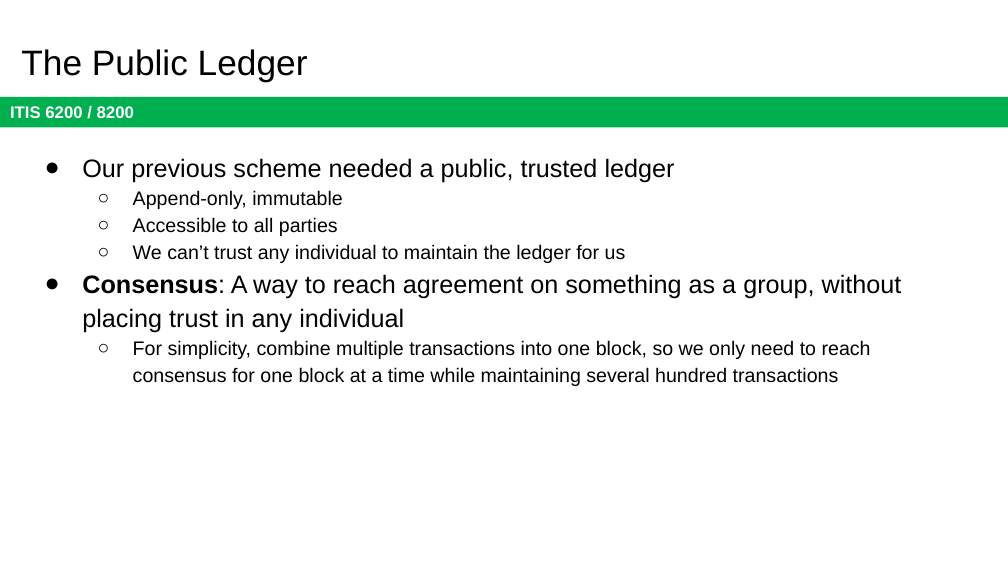
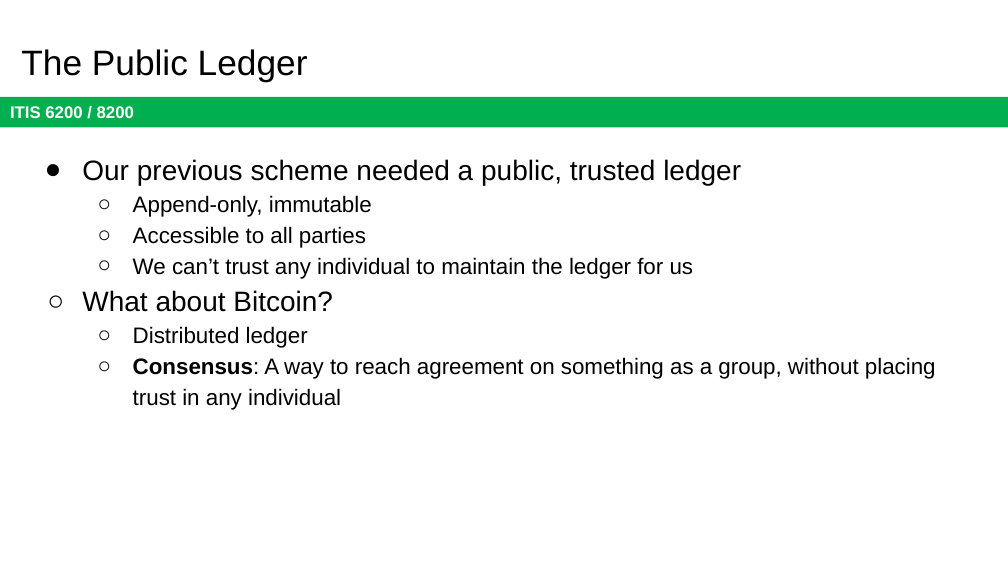
Before and after one commit to jx5c/github.io, a slide deck: slide 19 of teaching/ITIS6200/2023fa/lectures/lec08.pptx. Drawn at 1008x567 pixels with LibreOffice and Linux fonts; fonts in the diff are those of the drawing. Boxes give left, top, right and bottom in pixels: in the first picture for what was removed or moved away, otherwise in the second. Text is boxed around its words. In the diff, an @@ line names an element or a change of style, - is before the commit and + after.

```diff
--- a/teaching/ITIS6200/2023fa/lectures/lec08.pptx
+++ b/teaching/ITIS6200/2023fa/lectures/lec08.pptx
@@ text at box(82, 159, 936, 410): size 18 to 20 pt in "Our previous scheme needed a public, trusted ..."; size 14 to 16 pt in "Append-only, immutable", "Accessible to all parties", "We can’t trust any individual to maintain ..."; size 18 to 16 pt in "Consensus: A way to reach agreement on ..."; bullet ● to ○; list level 1 to 2 in "Consensus: A way to reach ..." @@
@@ text at box(82, 290, 333, 348): paragraphs added @@
+○ What about Bitcoin?
+  ○ Distributed ledger
@@ text at box(133, 340, 871, 386): paragraph removed @@
-  ○ For simplicity, combine multiple transactions into one block, so we only need to reach consensus for one block at a time while maintaining several hundred transactions
```
Also in this commit, not shown: 10 other slides changed, 2 other files.
